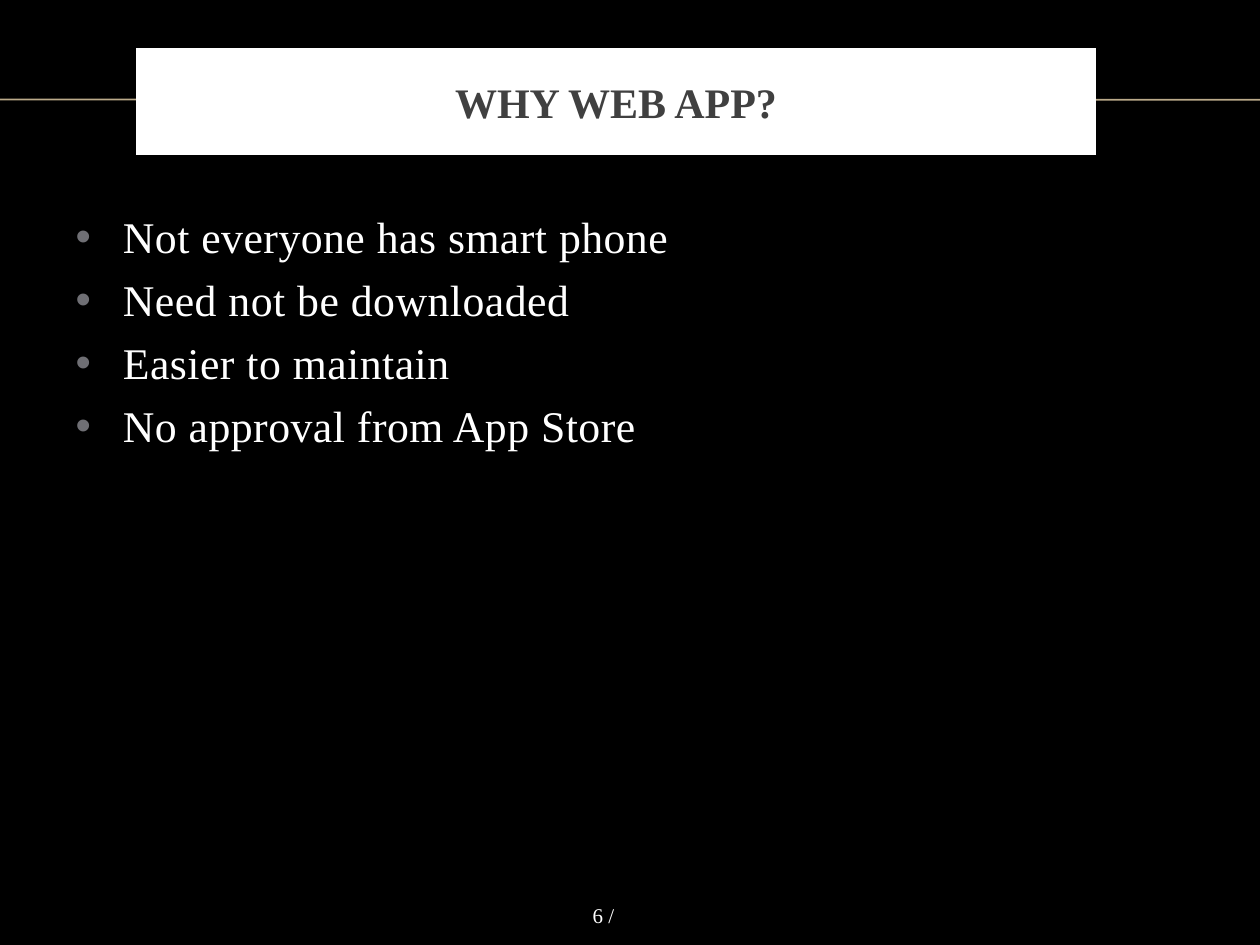
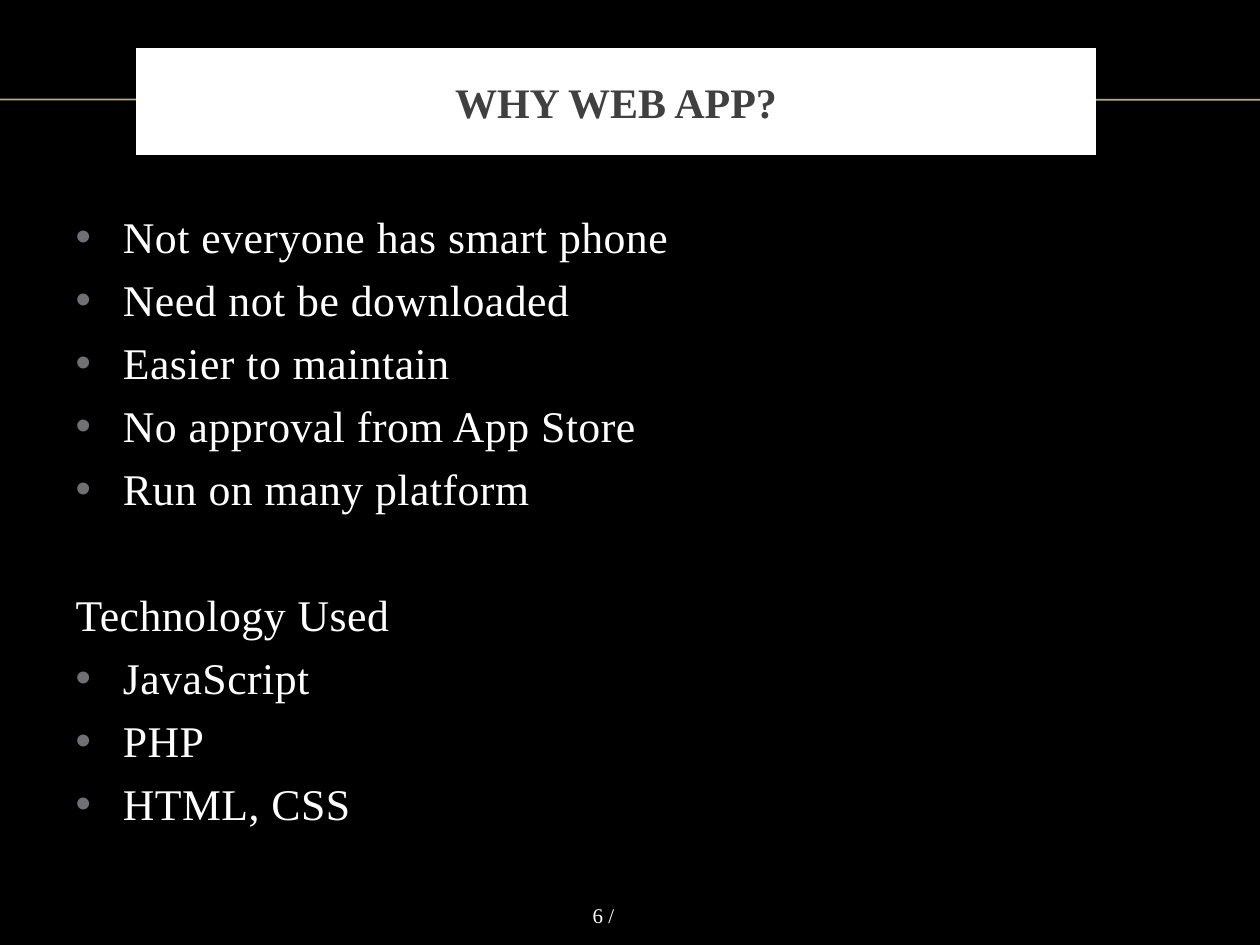
Before and after one commit to vong-srey/Paravantage, a slide deck: slide 6 of Presentation.pptx. Drawn at 1260x945 pixels with LibreOffice and Linux fonts; fonts in the diff are those of the drawing; background and template pictures are left out. Boxes give left, top, right and bottom in pixels: in the first picture for what was removed or moved away, otherwise in the second. Text is boxed around its words. In the diff, an @@ line names an element or a change of style, - is before the commit and + after.

```diff
--- a/Presentation.pptx
+++ b/Presentation.pptx
@@ text at (76,474,529,827): paragraphs added @@
+• Run on many platform
+Technology Used
+• JavaScript
+• PHP
+• HTML, CSS
```
Also in this commit, not shown: 3 other slides changed, 2 slides added, 4 slides removed.
